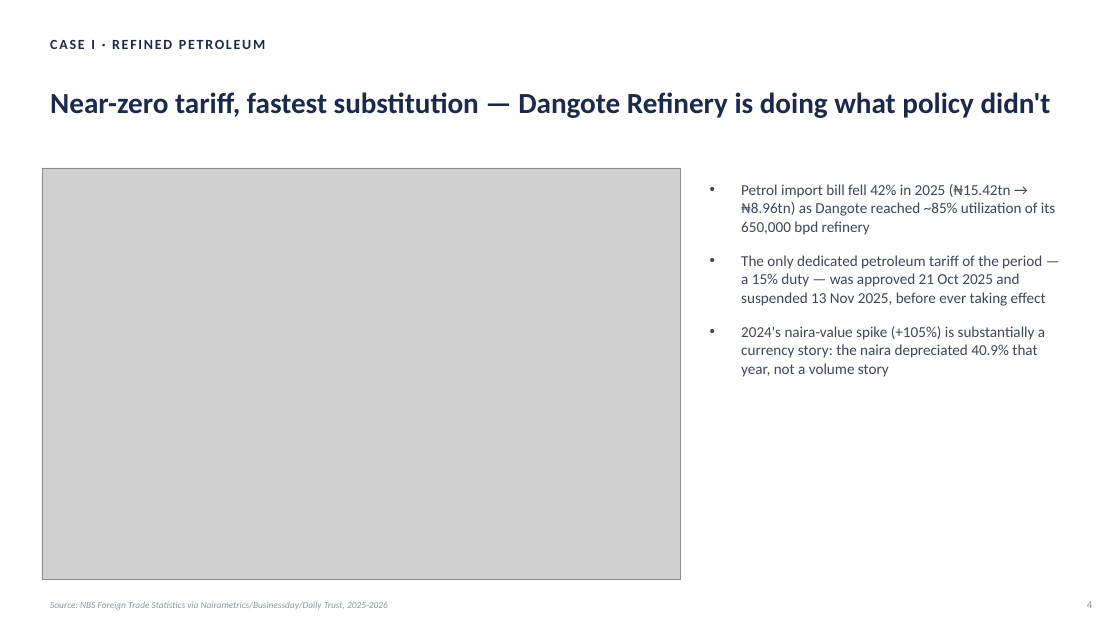
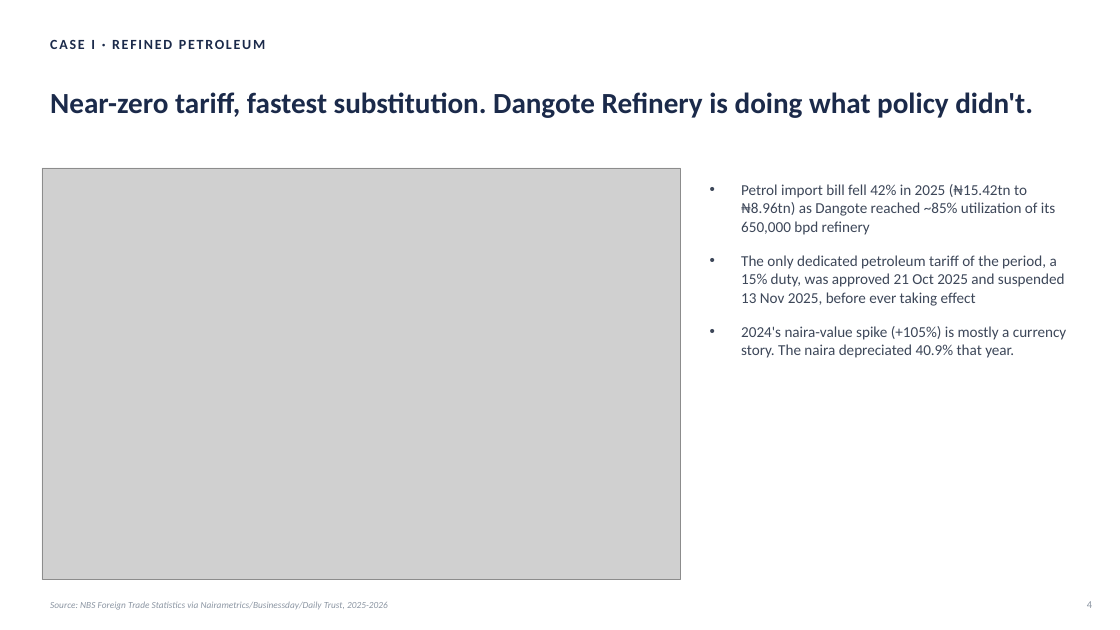
Before and after one commit to kingxj27/nigeria-tariff-research, a slide deck: slide 4 of deck/nigeria-tariff-policy-deck.pptx. Drawn at 1120x630 pixels with LibreOffice and Linux fonts; fonts in the diff are those of the drawing; grey boxes stand for pictures. Boxes give left, top, right and bottom in pixels: in the first picture for what was removed or moved away, otherwise in the second. Text is boxed around its words. In the diff, an @@ line names an element or a change of style, - is before the commit and + after.

Commit message:
Rewrite deck prose style
Removed em-dashes and mirrored "not X but Y" framing from slide titles,
bullets, and footers throughout. Dropped bold from in-slide body labels
and card sub-headers (kept it only on structural elements: slide titles,
eyebrow tags). Left semicolons in multi-source citation footers, since
those separate distinct citations that already contain internal commas.
Verified via geometry/overlap check (no LibreOffice available in this
session for visual render QA).

```diff
--- a/deck/nigeria-tariff-policy-deck.pptx
+++ b/deck/nigeria-tariff-policy-deck.pptx
@@ text at bbox=[50, 92, 1033, 118]: text changed @@
-Near-zero tariff, fastest substitution — Dangote Refinery is doing what policy didn't
+Near-zero tariff, fastest substitution. Dangote Refinery is doing what policy didn't.
@@ text at bbox=[741, 184, 1066, 358]: text changed @@
-• Petrol import bill fell 42% in 2025 (₦15.42tn → ₦8.96tn) as Dangote reached ~85% utilization of its 650,000 bpd refinery
-• The only dedicated petroleum tariff of the period — a 15% duty — was approved 21 Oct 2025 and suspended 13 Nov 2025, before ever taking effect
-• 2024's naira-value spike (+105%) is substantially a currency story: the naira depreciated 40.9% that year, not a volume story
+• Petrol import bill fell 42% in 2025 (₦15.42tn to ₦8.96tn) as Dangote reached ~85% utilization of its 650,000 bpd refinery
+• The only dedicated petroleum tariff of the period, a 15% duty, was approved 21 Oct 2025 and suspended 13 Nov 2025, before ever taking effect
+• 2024's naira-value spike (+105%) is mostly a currency story. The naira depreciated 40.9% that year.
```
Also in this commit, not shown: 10 other slides changed, 1 other file.
